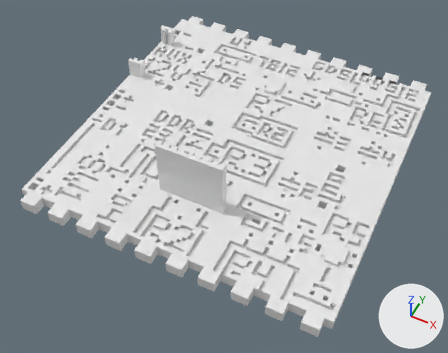
Renders of the Blender file garbage-amp/pcb.editable.blend from each side of a commit.
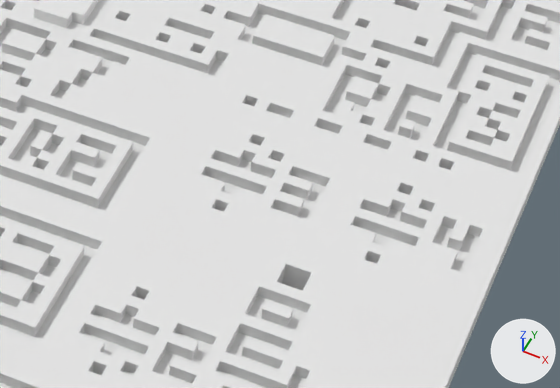
The first picture shows the older version from a camera (50 mm lens) standing at (47.9, -106.0, 117.6) and looking at (0.7, -11.6, -0.5). The close-ups show both versions on the part from 57% to 93% of the width and 25% to 57% of the height of that picture; other places that the commit changed are outside them. Every picture has the same lights, and +X, +Y and +Z are marked at lower right.
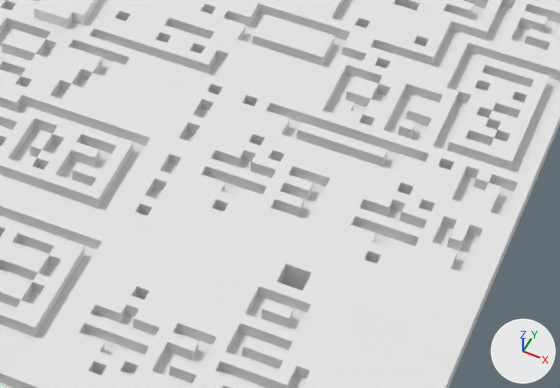
The change, as a diff of the scene's bpy script:
```diff
--- a/garbage-amp/pcb.editable.blend.py
+++ b/garbage-amp/pcb.editable.blend.py
@@ me_grid @@
 # used by ob_grid; location = (0.1, 0.02, 0.0)
-me_grid.from_pydata(...)  # 20936 vertices, 17964 faces, 11 loose edges; spans x -40.1..39.9, y -43.0..43.0, z 0.0..18.0
+me_grid.from_pydata(...)  # 21036 vertices, 18090 faces; spans x -40.1..39.9, y -43.0..43.0, z 0.0..18.0
+# me_grid part 1
+# 46 vertices are removed from x 13.9..36.9, y -40.0..18.0, z 0.0..3.0
+# 185 faces are deleted
+# 5 loose edges are deleted
+# 85 new vertices lie (0.0, 0.0, 1.0) away from vertices in x 11.9..37.9, y -40.0..40.0, z 0.0
+# 76 new vertices lie (0.0, 0.0, -1.0) away from vertices in x 13.9..38.9, y -40.0..18.0, z 3.0
+# 295 new faces join them
```

Where the change shows, as pixel boxes [x1, y1, x2, y2] in the close-ups (560 x 388 px):
part 1 of me_grid, built on: [135, 84, 518, 216] in both
